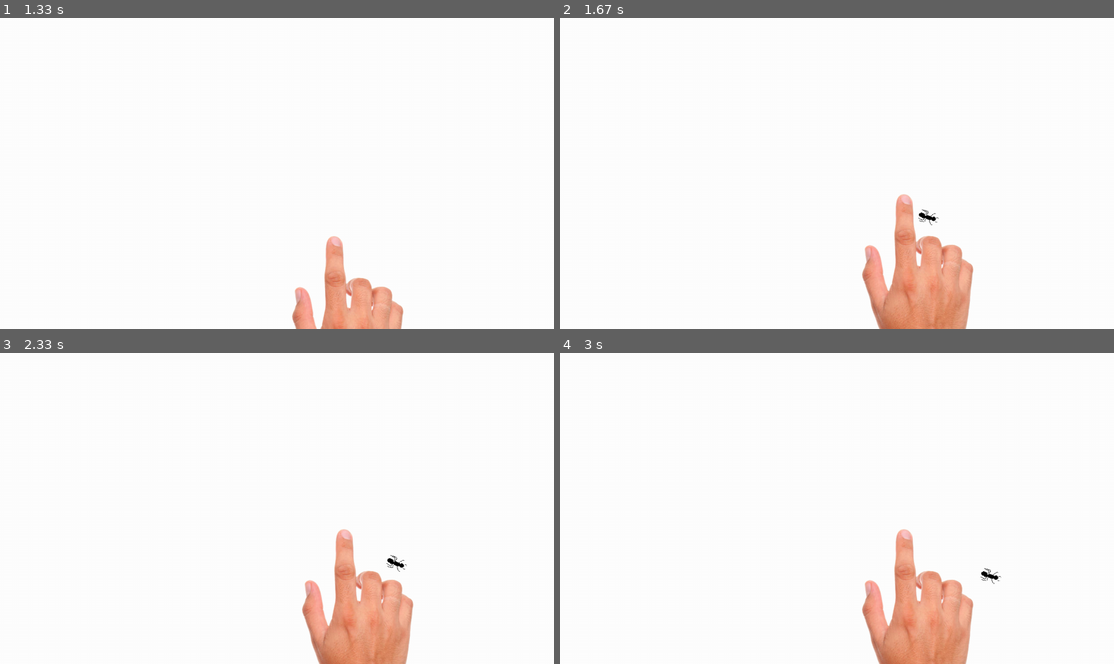
Above: before the commit, frames 1-4 (two rows, left to right).
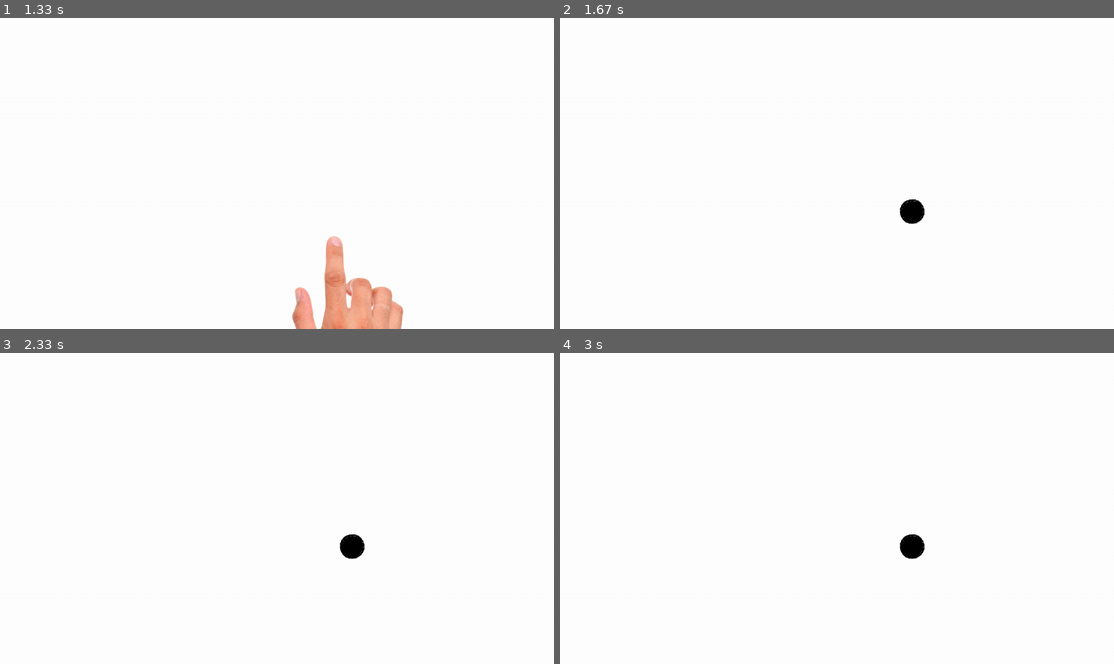
Above: after the commit, the same moments.

Repository: SL-prog/Pygame-Compilation
Game: pygame game, started from fourmiZ.py
Same seed, same stepped clock (60 frames per second), same inputs: the game is played once before the commit and once after it.
Inputs (mouse positions are in pixels of both pictures, inside the frame that each line leads up to):
- Up to frame 1 (1.33 s): hold T 0.33-0.8 s; move the mouse to (254, 185) at 0.37 s; hold R 0.83-1.3 s; move the mouse to (332, 241) at 0.87 s
- Up to frame 2 (1.67 s): click (903, 201) at 1.38 s
- Up to frame 3 (2.33 s): no input
- Up to frame 4 (3 s): no input

Frame 1 is identical in both runs. In frame 2, 5.4% of the frame differs, in the area x 54-75%, y 56-100%; in frame 3, 5.4%; in frame 4, 5.4%.

Commit message:
Encore plus de fourmis !

Diff:
--- a/fourmiZ.py
+++ b/fourmiZ.py
@@ -137,11 +137,15 @@
         if event.type == KEYDOWN:
             if event.key == K_ESCAPE:
                 jeu = False
+            if event.key == K_t:
+                ants = []
             if event.key == K_r:
-                ants = []
+                nb_add = 1000
+            if event.key == K_e:
+                nb_add = 100
+            if event.key == K_z:
+                nb_add = 10
             if event.key == K_a:
-                nb_add = 10
-            if event.key == K_z:
                 nb_add = 1
         if event.type == MOUSEBUTTONDOWN and event.button == 2:
             kill_all = True
